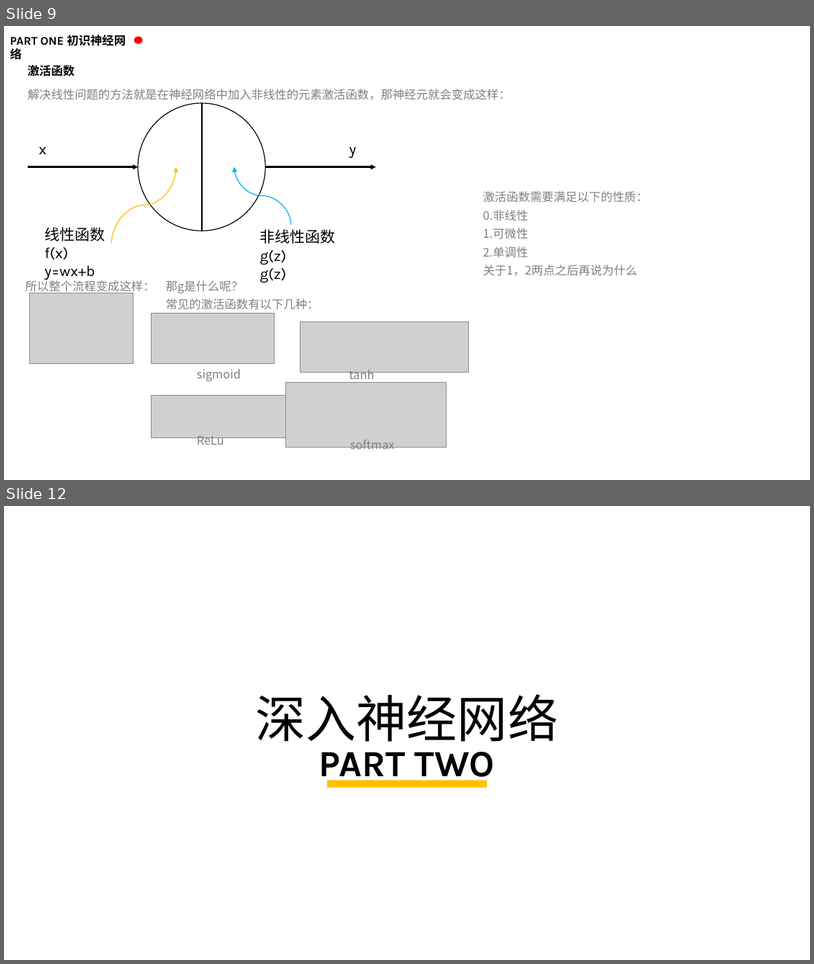
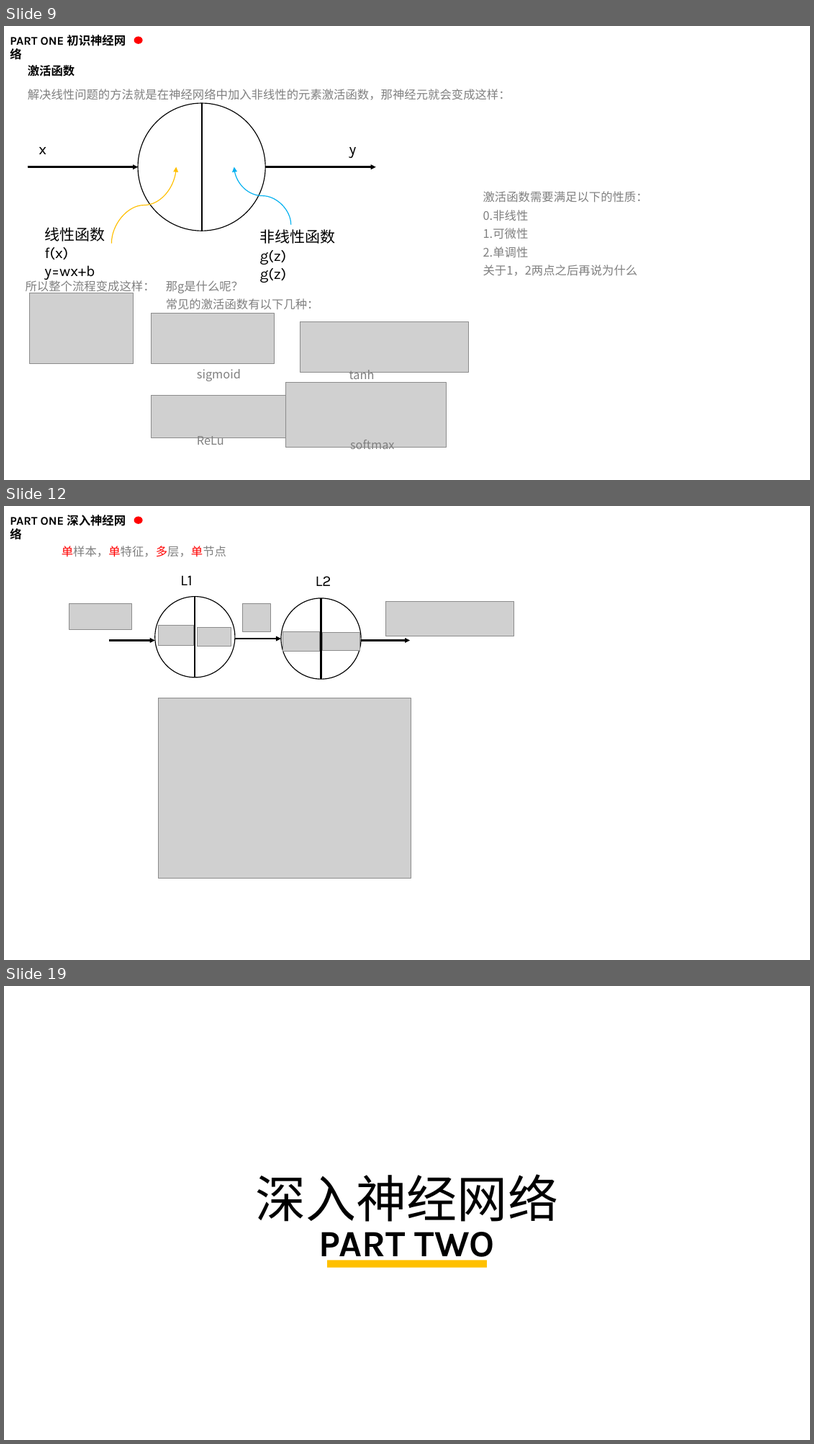
Before and after one commit to kaixinbaba/rlshare, a slide deck: 机器学习分享-神经网络.pptx. Shown one above the other, each under a label of ours: slides 9 and 12 before the commit, slides 9, 12 and 19 after it; the slides between them are not shown. The pictures are 814x964 and 814x1444 pixels, drawn with LibreOffice and Linux fonts; fonts in the diff are those of the drawing; grey boxes stand for pictures; background and template pictures are left out. Boxes give left, top, right and bottom in pixels: in the first picture for what was removed or moved away, otherwise in the second. Text is boxed around its words. In the diff, an @@ line names an element or a change of style, - is before the commit and + after.

```diff
--- a/机器学习分享-神经网络.pptx
+++ b/机器学习分享-神经网络.pptx
@@ slide 12 added at bbox=[4, 506, 810, 960], background #FFFFFF @@
@@ text added at bbox=[10, 515, 126, 543], 14 pt, text #000000, bold @@
+PART ONE 深入神经网络
@@ ellipse added at bbox=[134, 516, 142, 523], fill #FF0000 @@
@@ text added at bbox=[62, 546, 226, 557], 14 pt, text #808080 @@
+单样本，单特征，多层，单节点
@@ text added at bbox=[180, 575, 193, 585], 18 pt, text #000000 @@
+L1
@@ text added at bbox=[316, 576, 332, 586], 18 pt, text #000000 @@
+L2
@@ picture added at bbox=[69, 603, 131, 629] @@
@@ ellipse added at bbox=[155, 597, 235, 678], outline #000000 1 pt @@
@@ line added from (196, 597) to (196, 677), #000000 1.75 pt @@
@@ picture added at bbox=[243, 603, 271, 632] @@
@@ ellipse added at bbox=[281, 598, 361, 679], outline #000000 1 pt @@
@@ line added from (321, 598) to (321, 679), #000000 1.75 pt @@
@@ picture added at bbox=[386, 602, 514, 636] @@
@@ picture added at bbox=[158, 626, 194, 645] @@
@@ picture added at bbox=[198, 628, 232, 646] @@
@@ picture added at bbox=[283, 632, 320, 651] @@
@@ picture added at bbox=[323, 632, 360, 651] @@
@@ arrow added from (108, 641) to (155, 641), #000000 2 pt @@
@@ arrow added from (235, 638) to (281, 638), #000000 2 pt @@
@@ arrow added from (362, 641) to (411, 641), #000000 2 pt @@
@@ picture added at bbox=[158, 698, 411, 878] @@
@@ what was slide 12 is now slide 19 @@
```
Also in this commit, not shown: 2 slides changed, 6 other slides added.
